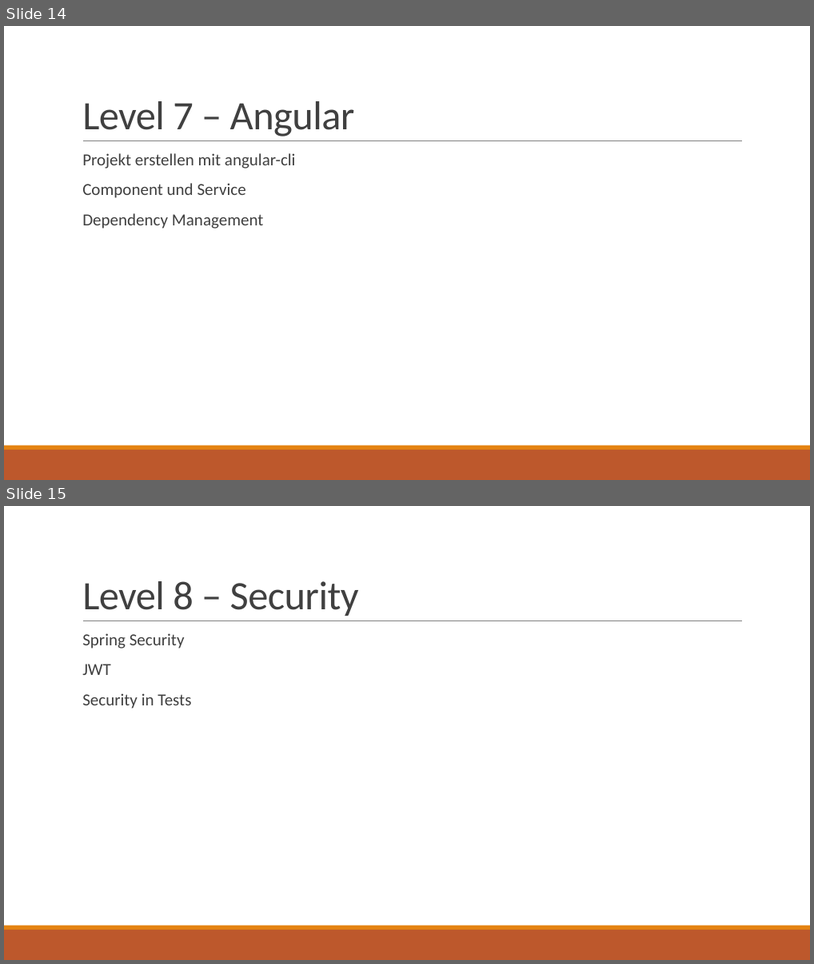
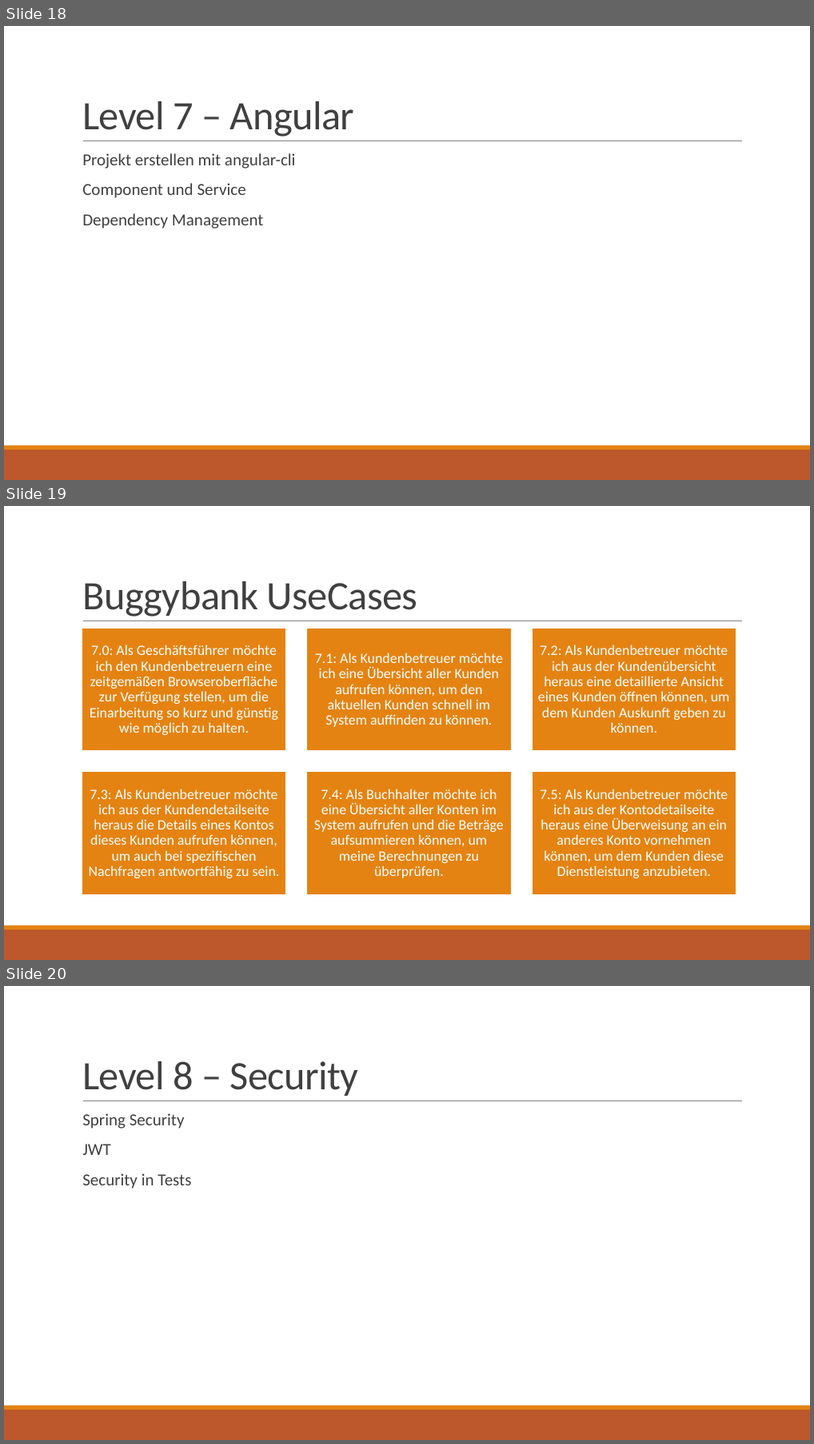
Before and after one commit to SpiritTesting/buggybank, a slide deck: Aufgaben.pptx. Shown one above the other, each under a label of ours: slides 14 and 15 before the commit, slides 18, 19 and 20 after it. The pictures are 814x964 and 814x1444 pixels, drawn with LibreOffice and Linux fonts; fonts in the diff are those of the drawing; background and template pictures are left out. Boxes give left, top, right and bottom in pixels: in the first picture for what was removed or moved away, otherwise in the second. Text is boxed around its words. In the diff, an @@ line names an element or a change of style, - is before the commit and + after.

```diff
--- a/Aufgaben.pptx
+++ b/Aufgaben.pptx
@@ slide 19 added at (4, 506, 810, 960), background #FFFFFF; not listed: 3 template elements that a slide beside it also shows @@
@@ title added at (82, 581, 418, 616), 48 pt, text #404040 @@
+Buggybank UseCases
@@ group added at (82, 628, 737, 894): 6 rectangles, 6 texts @@
+7.0: Als Geschäftsführer möchte ich den Kundenbetreuern eine zeitgemäßen Browseroberfläche zur Verfügung stellen, um die Einarbeitung so kurz und günstig wie möglich zu halten.
+7.1: Als Kundenbetreuer möchte ich eine Übersicht aller Kunden aufrufen können, um den aktuellen Kunden schnell im System auffinden zu können.
+7.2: Als Kundenbetreuer möchte ich aus der Kundenübersicht heraus eine detaillierte Ansicht eines Kunden öffnen können, um dem Kunden Auskunft geben zu können.
+7.3: Als Kundenbetreuer möchte ich aus der Kundendetailseite heraus die Details eines Kontos dieses Kunden aufrufen können, um auch bei spezifischen Nachfragen antwortfähig zu sein.
+7.4: Als Buchhalter möchte ich eine Übersicht aller Konten im System aufrufen und die Beträge aufsummieren können, um meine Berechnungen zu überprüfen.
+7.5: Als Kundenbetreuer möchte ich aus der Kontodetailseite heraus eine Überweisung an ein anderes Konto vornehmen können, um dem Kunden diese Dienstleistung anzubieten.
@@ what was slide 14 is now slide 18 @@
@@ what was slide 15 is now slide 20 @@
```
Also in this commit, not shown: 4 other slides added.
